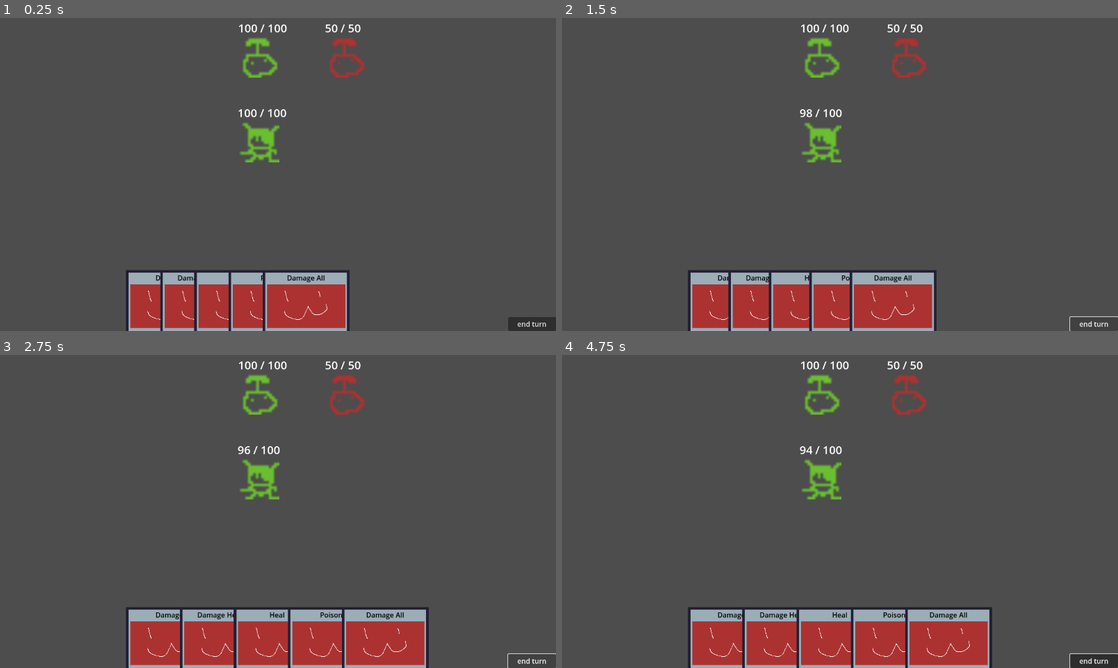
Above: before the commit, frames 1-4 (two rows, left to right).
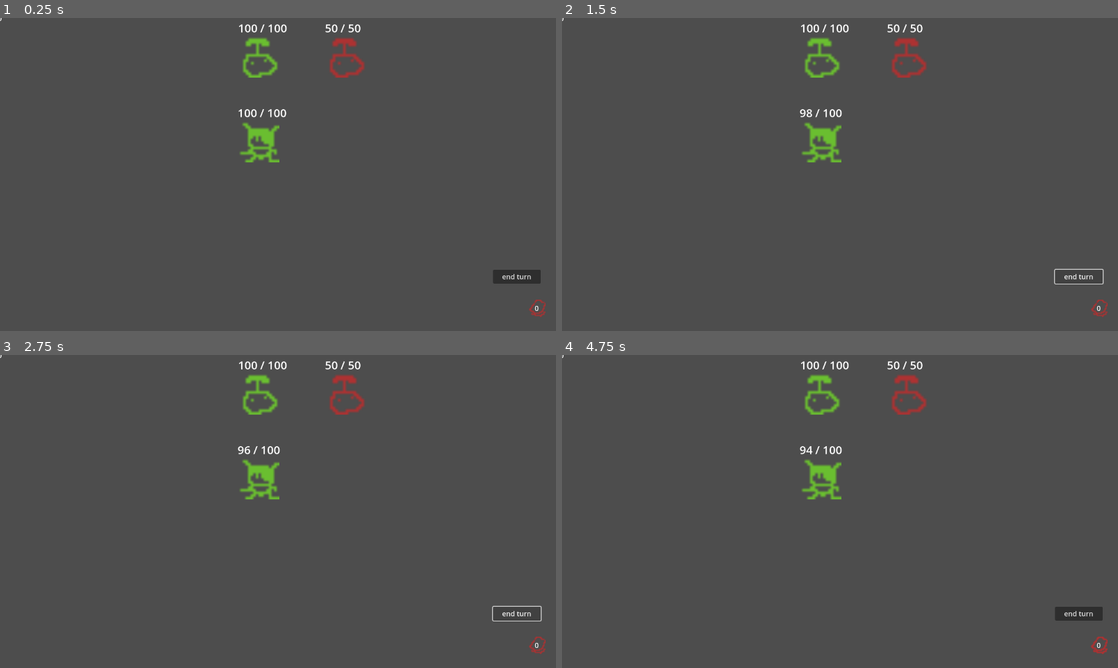
Above: after the commit, the same moments.

Repository: Saplings-Projects/1M_sub
Game: Godot game, scene res://#Scenes/TestingScene.tscn
Two runs of this game, one before a commit and one after it. Both use one fixed random seed, a clock stepped at 60 frames per second and the inputs below.
Inputs (mouse positions are in pixels of both pictures, inside the frame that each line leads up to):
- Up to frame 1 (0.25 s): no input
- Up to frame 2 (1.5 s): click (1101, 309) at 0.5 s, where only the run after the commit has a clickable "0"; click "end turn" at 1.25 s
- Up to frame 3 (2.75 s): click "end turn" at 2 s
- Up to frame 4 (4.75 s): click (1101, 646) at 2.75 s, where only the run after the commit has a clickable "0"; click "end turn" at 3.5 s; click (1101, 646) at 4.25 s, where only the run after the commit has a clickable "0"

The runs differ from the first frame. In frame 1, 8.5% of the frame differs, in the area x 0-100%, y 0-100%; in frame 2, 8.8%; in frame 3, 11%; in frame 4, 11%.

Commit message:
Add draw pile and discard pile to UI

Diff:
--- a/#Scenes/TestingScene.tscn
+++ b/#Scenes/TestingScene.tscn
@@ -10,15 +10,13 @@
 [ext_resource type="Resource" uid="uid://0x385c3nuq8f" path="res://Cards/Resource/Card_DamageAll.tres" id="7_7bwak"]
 [ext_resource type="PackedScene" uid="uid://bcpmrmofcilbn" path="res://Core/Battler.tscn" id="8_qtw1k"]
 [ext_resource type="Script" path="res://UI/EndTurnButton.gd" id="11_6xwul"]
+[ext_resource type="Texture2D" uid="uid://caemucaya30wh" path="res://Cards/draw_pile.png" id="11_pw70x"]
+[ext_resource type="Resource" uid="uid://bo7u4vmuakwj8" path="res://Cards/Resource/Card_DrawCards.tres" id="11_tgcxe"]
+[ext_resource type="Texture2D" uid="uid://d4muqvs3etnr8" path="res://Cards/discard_pile.png" id="12_kxw48"]
+[ext_resource type="Script" path="res://UI/DrawPileUISetter.gd" id="12_usdu6"]
+[ext_resource type="Script" path="res://UI/DiscardPileUISetter.gd" id="14_dpe64"]
 
 [node name="TestingScene" type="Node2D"]
-
-[node name="CardContainer" type="Node2D" parent="."]
-script = ExtResource("1_cwemj")
-card_scene = ExtResource("2_tx1h0")
-total_hand_width = 500.0
-card_queued_offset = 200.0
-default_hand = Array[Resource("res://Cards/CardBase.gd")]([ExtResource("3_6uosf"), ExtResource("4_nsiy1"), ExtResource("5_4b2q2"), ExtResource("6_bferu"), ExtResource("7_7bwak")])
 
 [node name="Battler" parent="." instance=ExtResource("8_qtw1k")]
 
@@ -43,11 +41,91 @@
 anchor_top = 1.0
 anchor_right = 1.0
 anchor_bottom = 1.0
-offset_left = -110.0
-offset_top = -32.0
+offset_left = -145.0
+offset_top = -141.0
+offset_right = -35.0
+offset_bottom = -109.0
 grow_horizontal = 0
 grow_vertical = 0
 text = "end turn"
 script = ExtResource("11_6xwul")
 
+[node name="CardContainer" type="Control" parent="CanvasLayer/UIControl"]
+layout_mode = 1
+anchors_preset = 7
+anchor_left = 0.5
+anchor_top = 1.0
+anchor_right = 0.5
+anchor_bottom = 1.0
+grow_horizontal = 2
+grow_vertical = 0
+script = ExtResource("1_cwemj")
+card_scene = ExtResource("2_tx1h0")
+total_hand_width = 500.0
+card_queued_offset = 200.0
+default_deck = Array[Resource("res://Cards/CardBase.gd")]([ExtResource("3_6uosf"), ExtResource("4_nsiy1"), ExtResource("7_7bwak"), ExtResource("5_4b2q2"), ExtResource("6_bferu"), ExtResource("11_tgcxe")])
+
+[node name="DrawPile" type="TextureButton" parent="CanvasLayer/UIControl" node_paths=PackedStringArray("pile_count_label")]
+layout_mode = 1
+anchors_preset = 2
+anchor_top = 1.0
+anchor_bottom = 1.0
+offset_left = 30.0
+offset_top = -69.0
+offset_right = 70.0
+offset_bottom = -29.0
+grow_vertical = 0
+texture_normal = ExtResource("11_pw70x")
+texture_pressed = ExtResource("11_pw70x")
+texture_hover = ExtResource("11_pw70x")
+texture_disabled = ExtResource("11_pw70x")
+texture_focused = ExtResource("11_pw70x")
+stretch_mode = 0
+script = ExtResource("12_usdu6")
+pile_count_label = NodePath("DrawPileCount")
+
+[node name="DrawPileCount" type="Label" parent="CanvasLayer/UIControl/DrawPile"]
+layout_mode = 1
+anchors_preset = 15
+anchor_right = 1.0
+anchor_bottom = 1.0
+grow_horizontal = 2
+grow_vertical = 2
+text = "0"
+horizontal_alignment = 1
+vertical_alignment = 1
+
+[node name="DiscardPile" type="TextureButton" parent="CanvasLayer/UIControl" node_paths=PackedStringArray("pile_count_label")]
+layout_mode = 1
+anchors_preset = 3
+anchor_left = 1.0
+anchor_top = 1.0
+anchor_right = 1.0
+anchor_bottom = 1.0
+offset_left = -64.0
+offset_top = -72.0
+offset_right = -24.0
+offset_bottom = -32.0
+grow_horizontal = 0
+grow_vertical = 0
+texture_normal = ExtResource("12_kxw48")
+texture_pressed = ExtResource("12_kxw48")
+texture_hover = ExtResource("12_kxw48")
+texture_disabled = ExtResource("12_kxw48")
+texture_focused = ExtResource("12_kxw48")
+stretch_mode = 0
+script = ExtResource("14_dpe64")
+pile_count_label = NodePath("DrawPileCount")
+
+[node name="DrawPileCount" type="Label" parent="CanvasLayer/UIControl/DiscardPile"]
+layout_mode = 1
+anchors_preset = 15
+anchor_right = 1.0
+anchor_bottom = 1.0
+grow_horizontal = 2
+grow_vertical = 2
+text = "0"
+horizontal_alignment = 1
+vertical_alignment = 1
+
 [connection signal="pressed" from="CanvasLayer/UIControl/EndTurnButton" to="CanvasLayer/UIControl/EndTurnButton" method="_on_pressed"]
Not shown: 1 places in #Scenes/TestingScene.tscn that only renumber resources
Binary file added: ArtSource/Card/discard_pile.aseprite
Binary file added: ArtSource/Card/draw_pile.aseprite
Binary file added: Cards/discard_pile.png
Not shown, added: Cards/discard_pile.png.import
Binary file added: Cards/draw_pile.png
Not shown, added: Cards/draw_pile.png.import
